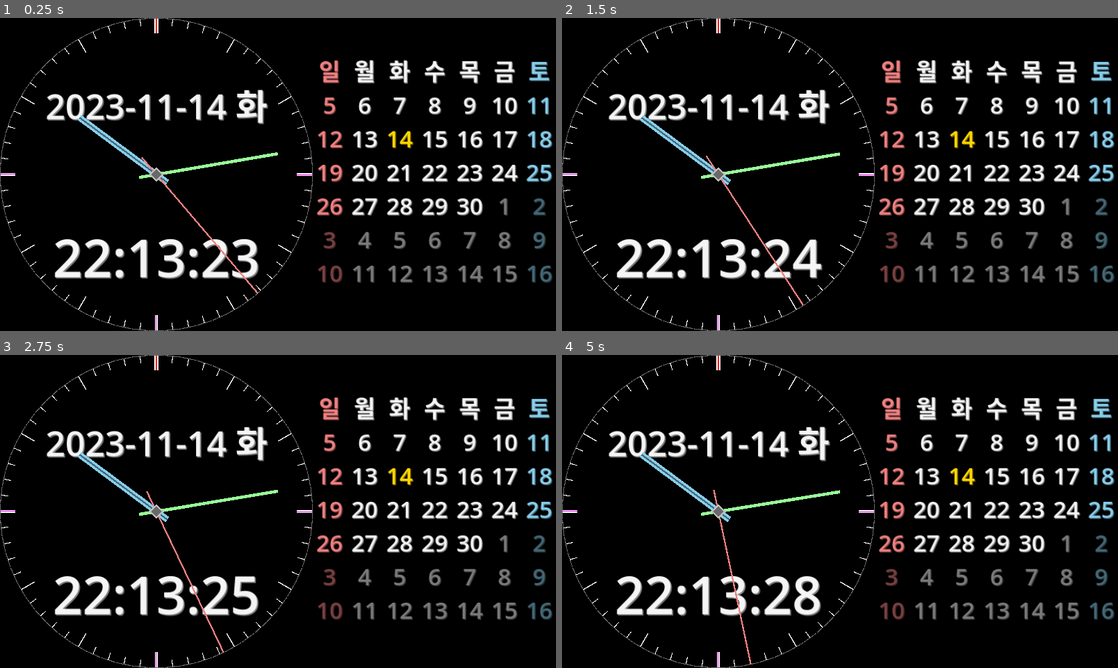
Above: before the commit, frames 1-4 (two rows, left to right).
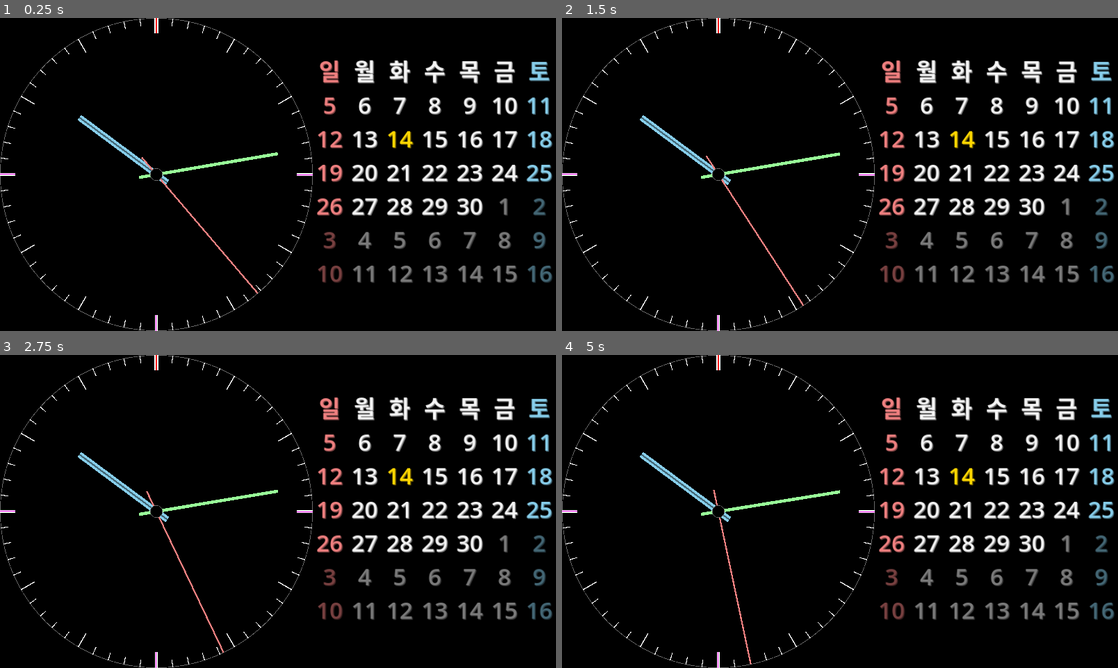
Above: after the commit, the same moments.

Repository: kasworld/gd4analogclockcal
Game: Godot game, scene res://main.tscn
Same seed, same stepped clock (60 frames per second), same inputs: the game is played once before the commit and once after it.
Inputs:
- Up to frame 1 (0.25 s): no input
- Up to frame 2 (1.5 s): no input
- Up to frame 3 (2.75 s): no input
- Up to frame 4 (5 s): no input

The runs differ from the first frame. In frame 1, 3.9% of the frame differs, in the area x 0-57%, y 0-100%; in frame 2, 3.9%; in frame 3, 3.9%; in frame 4, 4.0%.

Commit message:
add circle

Diff:
--- a/analog_clock.gd
+++ b/analog_clock.gd
@@ -12,18 +12,20 @@
 	var vp_size = get_viewport_rect().size
 	clock_R = vp_size.y / 2
 
+	add_child(new_circle(clock_R, Color.DIM_GRAY))
+	add_child(new_circle(clock_R-2, Color.BLACK))
+
 	for i in range(0,60):
 		if i == 0:
-			add_child(new_clock_face(Color.WHITE, minute2rad(i), clock_R/40, clock_R/10))
-			add_child(new_clock_face(Color.RED, minute2rad(i), clock_R/100, clock_R/10))
+			add_child( new_clock_face( Color.WHITE, minute2rad(i), clock_R/40, clock_R/10 ) )
+			add_child( new_clock_face( Color.RED, minute2rad(i), clock_R/100, clock_R/10 ) )
 		elif i % 15 ==0:
-			add_child(new_clock_face(Color.WHITE, minute2rad(i), clock_R/50, clock_R/10))
-			add_child(new_clock_face(Color.MAGENTA, minute2rad(i), clock_R/200, clock_R/10))
+			add_child( new_clock_face( Color.WHITE, minute2rad(i), clock_R/50, clock_R/10 ) )
+			add_child( new_clock_face( Color.MAGENTA, minute2rad(i), clock_R/200, clock_R/10 ) )
 		elif i % 5 == 0 :
-			add_child(new_clock_face(Color.WHITE, minute2rad(i), clock_R/150, clock_R/10))
+			add_child( new_clock_face( Color.WHITE, minute2rad(i), clock_R/150, clock_R/10 ) )
 		else :
-			add_child(new_clock_face(Color.WHITE, minute2rad(i), clock_R/200, clock_R/20))
-		add_child(new_clock_face(Color.DIM_GRAY, minute2rad(i), clock_R/10, clock_R/200))
+			add_child( new_clock_face( Color.WHITE, minute2rad(i), clock_R/200, clock_R/20 ) )
 
 	HourHand = clock_hand(Global.HandDict.hour)
 	add_child(HourHand)
@@ -34,8 +36,27 @@
 	SecondHand = clock_hand(Global.HandDict.second)
 	add_child(SecondHand)
 
-	add_child(new_clock_center(Color.GRAY, PI/4, clock_R/15))
-	add_child(new_clock_center(Color.DIM_GRAY, PI/4, clock_R/20))
+	add_child(new_circle(clock_R/25, Color.DIM_GRAY))
+	add_child(new_circle(clock_R/27, Color.BLACK))
+
+func new_circle(r,co)->Polygon2D :
+	var rtn = Polygon2D.new()
+	var pv2a : PackedVector2Array = []
+	for i in 360 :
+		var v2 = Vector2(sin(i*2*PI/360)*r, cos(i*2*PI/360)*r)
+		pv2a.append(v2)
+	rtn.polygon = pv2a
+	rtn.color = co
+	return rtn
+
+func new_clock_face2(co :Color, rad :float, w , h, y )->ColorRect:
+	var cr = ColorRect.new()
+	cr.color = co
+	cr.size = Vector2(w, h)
+	cr.position = Vector2(clock_R-w/2, y) - Vector2(clock_R,clock_R)
+	cr.rotation = rad
+	cr.pivot_offset = Vector2(w/2,clock_R-y)
+	return cr
 
 func new_clock_face(co :Color, rad :float, w , h )->ColorRect:
 	var cr = ColorRect.new()
@@ -54,15 +75,6 @@
 	cr.position = Vector2(-dict.width*clock_R/2, -dict.height*clock_R/8)
 	cr.rotation = 0
 	cr.pivot_offset = Vector2(dict.width*clock_R/2,dict.height*clock_R/8)
-	return cr
-
-func new_clock_center(co :Color, rad :float, r )->ColorRect:
-	var cr = ColorRect.new()
-	cr.color = co
-	cr.size = Vector2(r, r)
-	cr.position = Vector2(0, 0) - Vector2(r/2,r/2)
-	cr.rotation = rad
-	cr.pivot_offset = Vector2(r/2,r/2)
 	return cr
 
 # Called every frame. 'delta' is the elapsed time since the previous frame.
